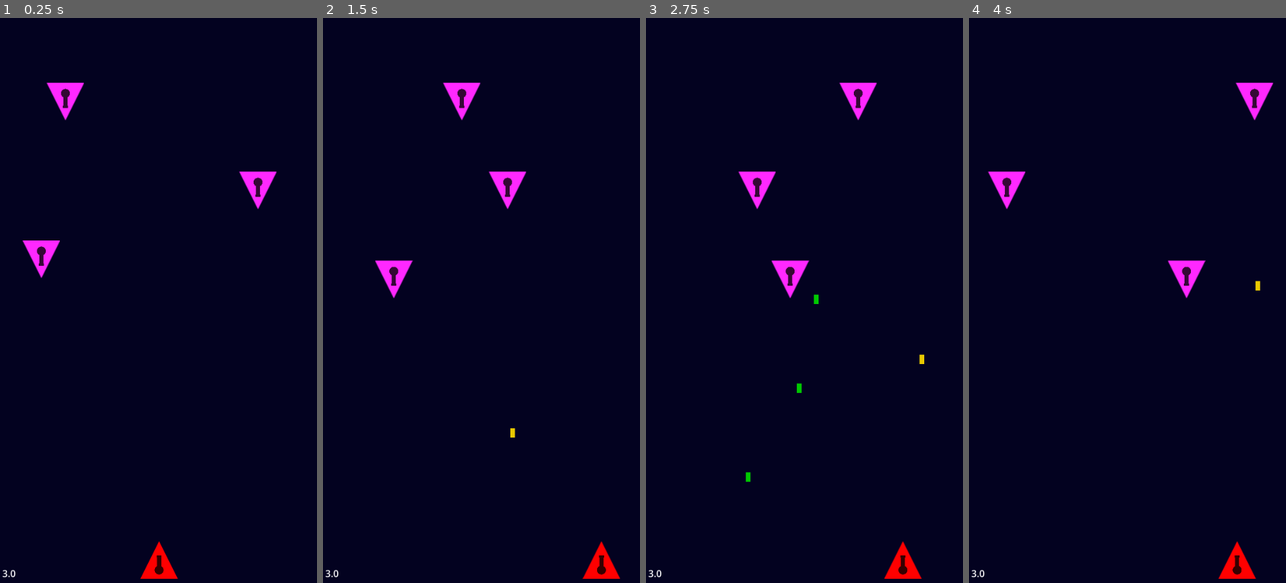
Above: before the commit, frames 1-4 (left to right).
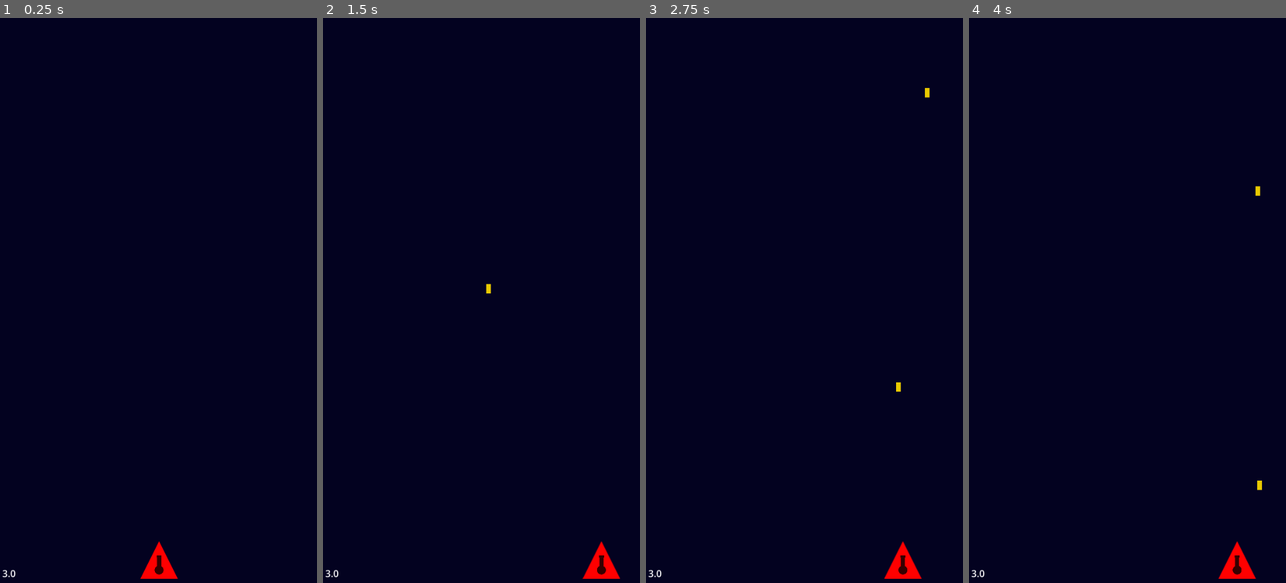
Above: after the commit, the same moments.

Repository: SirLaughy/Space-Shooter
Game: Godot game, scene res://Scenes/root.tscn
Two runs of this game, one before a commit and one after it. Both use one fixed random seed, a clock stepped at 60 frames per second and the inputs below.
Inputs:
- Up to frame 1 (0.25 s): no input
- Up to frame 2 (1.5 s): hold D (move_right) 0.53-1.28 s; hold A (move_left) from 1.28 s (still down)
- Up to frame 3 (2.75 s): release A (move_left) at 2.03 s; hold D (move_right) from 2.03 s (still down)
- Up to frame 4 (4 s): release D (move_right) at 3.53 s; hold A (move_left) from 3.53 s (still down)

The runs differ from the first frame. In frame 1, 1.3% of the frame differs, in the area x 6-88%, y 11-46%; in frame 2, 1.3%; in frame 3, 1.4%, in the area x 29-90%, y 11-83%; in frame 4, 1.4%.

Commit message:
entities delay their removal by 1 frame upon death, bug fixed where baby asteroid spawning was inconsistent

Diff:
--- a/Resources/basic_projectile.tres
+++ b/Resources/basic_projectile.tres
@@ -5,7 +5,7 @@
 [resource]
 script = ExtResource("1_id87p")
 projectile_name = "Basic Projectile"
-speed = 30000.0
+speed = 40000.0
 damage = 1.0
 colour = Color(0.9148223, 0.7881361, 7.70092e-07, 1)
 metadata/_custom_type_script = "uid://dgfsuvve28lan"
--- a/Resources/player_turret_stats.tres
+++ b/Resources/player_turret_stats.tres
@@ -4,5 +4,5 @@
 
 [resource]
 script = ExtResource("1_g1ls4")
-reload_time = 60.0
+reload_time = 45.0
 metadata/_custom_type_script = "uid://cvqvyae3m6ich"
--- a/Scenes/Actors/basic_enemy.tscn
+++ b/Scenes/Actors/basic_enemy.tscn
@@ -13,6 +13,9 @@
 [ext_resource type="Script" uid="uid://dgfsuvve28lan" path="res://Scripts/Resources/projectile_stats.gd" id="8_ssjx5"]
 [ext_resource type="Script" uid="uid://box5qsvrxlwqs" path="res://Scripts/Components/health.gd" id="12_dx8pt"]
 [ext_resource type="Script" uid="uid://dpadanjoouurt" path="res://Scripts/Components/Movement/move_vertically_on_wall_input.gd" id="13_ovtdj"]
+
+[sub_resource type="RectangleShape2D" id="RectangleShape2D_ovtdj"]
+size = Vector2(68, 67)
 
 [sub_resource type="AtlasTexture" id="AtlasTexture_kuxr8"]
 atlas = ExtResource("2_nx0hv")
@@ -32,13 +35,18 @@
 colour = Color(0, 0.7882353, 0, 1)
 metadata/_custom_type_script = "uid://dgfsuvve28lan"
 
-[node name="BasicEnemy" type="CharacterBody2D" unique_id=1596659350 groups=["Destructibles"]]
+[node name="BasicEnemy" type="CharacterBody2D" unique_id=1596659350 node_paths=PackedStringArray("bounding_box") groups=["Destructibles"]]
 modulate = Color(0.99999994, 0.15909621, 0.99785906, 1)
 rotation = 3.1415927
 collision_layer = 8
 collision_mask = 16
 script = ExtResource("1_rw6qj")
+bounding_box = NodePath("BoundingBox")
 metadata/_custom_type_script = "uid://b2e1y2vqaoycf"
+
+[node name="BoundingBox" type="CollisionShape2D" parent="." unique_id=1227553986]
+position = Vector2(2.9127104e-06, -0.50000286)
+shape = SubResource("RectangleShape2D_ovtdj")
 
 [node name="Sprite2D" type="Sprite2D" parent="." unique_id=431311158]
 texture = SubResource("AtlasTexture_kuxr8")
--- a/Scenes/Actors/basic_spawner.tscn
+++ b/Scenes/Actors/basic_spawner.tscn
@@ -11,6 +11,9 @@
 [ext_resource type="PackedScene" uid="uid://hh2oe7u8dysv" path="res://Scripts/Actors/asteroid.tscn" id="8_3nk41"]
 [ext_resource type="Script" uid="uid://c4kw2j5ntipui" path="res://Scripts/Components/Spawning/timer_trigger_component.gd" id="9_7rfj2"]
 
+[sub_resource type="RectangleShape2D" id="RectangleShape2D_he3vq"]
+size = Vector2(64.00001, 63.999996)
+
 [sub_resource type="AtlasTexture" id="AtlasTexture_7rfj2"]
 atlas = ExtResource("2_earuc")
 region = Rect2(256, 0, 64, 64)
@@ -23,12 +26,17 @@
 scene_array = Array[PackedScene]([ExtResource("8_3nk41"), ExtResource("7_wx2ds")])
 metadata/_custom_type_script = "uid://ynnyrgt5ydwx"
 
-[node name="BasicSpawner" type="CharacterBody2D" unique_id=1298602776]
+[node name="BasicSpawner" type="CharacterBody2D" unique_id=1298602776 node_paths=PackedStringArray("bounding_box")]
 rotation = 3.1415927
 collision_layer = 8
 collision_mask = 16
 script = ExtResource("1_4gxwl")
+bounding_box = NodePath("BoundingBox")
 metadata/_custom_type_script = "uid://b2e1y2vqaoycf"
+
+[node name="BoundingBox" type="CollisionShape2D" parent="." unique_id=415864500]
+position = Vector2(-9.5367426e-07, 9.536744e-07)
+shape = SubResource("RectangleShape2D_he3vq")
 
 [node name="Sprite2D" type="Sprite2D" parent="." unique_id=1608699153]
 texture = SubResource("AtlasTexture_7rfj2")
@@ -50,7 +58,6 @@
 [node name="SpawnerComponent" type="Node" parent="." unique_id=748585780 node_paths=PackedStringArray("actor")]
 script = ExtResource("6_efayf")
 actor = NodePath("..")
-spawn_offset = Vector2(0, 64)
 weight_table = Dictionary[int, ExtResource("7_oeqcp")]({
 1: SubResource("Resource_he3vq"),
 11: null,
--- a/Scenes/Actors/player.tscn
+++ b/Scenes/Actors/player.tscn
@@ -11,6 +11,9 @@
 [ext_resource type="Resource" uid="uid://cd5v15aolgsel" path="res://Resources/basic_projectile.tres" id="8_4sjoo"]
 [ext_resource type="Script" uid="uid://box5qsvrxlwqs" path="res://Scripts/Components/health.gd" id="9_4sjoo"]
 
+[sub_resource type="RectangleShape2D" id="RectangleShape2D_borc1"]
+size = Vector2(65, 64)
+
 [sub_resource type="AtlasTexture" id="AtlasTexture_6xdo8"]
 atlas = ExtResource("1_nikbh")
 region = Rect2(0, 0, 64, 64)
@@ -18,11 +21,16 @@
 [sub_resource type="ConvexPolygonShape2D" id="ConvexPolygonShape2D_n3dut"]
 points = PackedVector2Array(0, -32, 32, 32, -32, 32)
 
-[node name="Player" type="CharacterBody2D" unique_id=205930645 groups=["Player"]]
+[node name="Player" type="CharacterBody2D" unique_id=205930645 node_paths=PackedStringArray("bounding_box") groups=["Player"]]
 modulate = Color(1, 0, 0, 1)
 collision_mask = 16
 script = ExtResource("1_wn7ci")
+bounding_box = NodePath("BoundingBox")
 metadata/_custom_type_script = "uid://b2e1y2vqaoycf"
+
+[node name="BoundingBox" type="CollisionShape2D" parent="." unique_id=1783067722]
+position = Vector2(-0.5, 0)
+shape = SubResource("RectangleShape2D_borc1")
 
 [node name="Sprite2D" type="Sprite2D" parent="." unique_id=858271819]
 texture = SubResource("AtlasTexture_6xdo8")
--- a/Scenes/projectile.tscn
+++ b/Scenes/projectile.tscn
@@ -7,6 +7,9 @@
 [ext_resource type="Script" uid="uid://dxp1434xbslk7" path="res://Scripts/label.gd" id="6_cu5m1"]
 [ext_resource type="Script" uid="uid://bkchk644uk72" path="res://Scripts/Components/hurt_box.gd" id="7_cu5m1"]
 
+[sub_resource type="RectangleShape2D" id="RectangleShape2D_cgh1o"]
+size = Vector2(8, 16)
+
 [sub_resource type="AtlasTexture" id="AtlasTexture_tl4hk"]
 atlas = ExtResource("2_yr2qt")
 region = Rect2(280, 0, 8, 16)
@@ -14,13 +17,17 @@
 [sub_resource type="RectangleShape2D" id="RectangleShape2D_rsyq6"]
 size = Vector2(8, 16)
 
-[node name="Projectile" type="CharacterBody2D" unique_id=991081236 node_paths=PackedStringArray("hurt_box")]
+[node name="Projectile" type="CharacterBody2D" unique_id=991081236 node_paths=PackedStringArray("hurt_box", "bounding_box")]
 z_index = 2
 collision_layer = 4
 collision_mask = 0
 script = ExtResource("1_rsyq6")
 hurt_box = NodePath("HurtBox")
+bounding_box = NodePath("BoundingBox")
 metadata/_custom_type_script = "uid://b2e1y2vqaoycf"
+
+[node name="BoundingBox" type="CollisionShape2D" parent="." unique_id=213568460]
+shape = SubResource("RectangleShape2D_cgh1o")
 
 [node name="ProjectileSprite" type="Sprite2D" parent="." unique_id=2013167737]
 texture = SubResource("AtlasTexture_tl4hk")
--- a/Scripts/Actors/Entity.gd
+++ b/Scripts/Actors/Entity.gd
@@ -2,9 +2,30 @@
 extends CharacterBody2D
 
 @export var entity_appearance: EntityAppearance
+@export var bounding_box: CollisionShape2D
 
 var facing_direction: Vector2
+var signal_defer_frame = false
+var check_defer = false
+
 
 func _process(delta: float) -> void:
+	facing_direction = get_direction()
+	if check_defer:
+		defer_signal()
+
+
+func get_direction() -> Vector2:
 	var temp_dir = Vector2.from_angle(global_rotation).normalized()
-	facing_direction = Vector2(temp_dir.y * -1, temp_dir.x * -1)
+	return Vector2(temp_dir.y * -1, temp_dir.x * -1)
+
+func defer_signal() -> void:
+	if signal_defer_frame:
+		signal_defer_frame = false
+		check_defer = false
+		GlobalSignalBus.entity_died.emit(self)
+	else:
+		signal_defer_frame = true
+
+func get_size() -> Vector2:
+	return bounding_box.shape.size
--- a/Scripts/Actors/asteroid.tscn
+++ b/Scripts/Actors/asteroid.tscn
@@ -15,6 +15,9 @@
 [ext_resource type="PackedScene" uid="uid://pfy3lsxmseep" path="res://Scenes/Actors/small_asteroid.tscn" id="13_a60hx"]
 [ext_resource type="Script" uid="uid://danuiatb6hgkj" path="res://Scripts/Components/Spawning/death_throws_trigger_component.gd" id="14_p8e75"]
 
+[sub_resource type="RectangleShape2D" id="RectangleShape2D_rb6qm"]
+size = Vector2(64.00001, 63.999996)
+
 [sub_resource type="AtlasTexture" id="AtlasTexture_t2sqg"]
 atlas = ExtResource("2_3uhbt")
 region = Rect2(128, 0, 64, 64)
@@ -30,13 +33,21 @@
 scene_array = Array[PackedScene]([ExtResource("13_a60hx")])
 metadata/_custom_type_script = "uid://ynnyrgt5ydwx"
 
-[node name="Asteroid" type="CharacterBody2D" unique_id=924629090 groups=["Destructibles"]]
+[sub_resource type="RectangleShape2D" id="RectangleShape2D_84ot0"]
+size = Vector2(47, 44)
+
+[node name="Asteroid" type="CharacterBody2D" unique_id=924629090 node_paths=PackedStringArray("bounding_box") groups=["Destructibles"]]
 modulate = Color(0.52471656, 0.2797253, 0, 1)
 rotation = 3.1415927
 collision_layer = 8
 collision_mask = 16
 script = ExtResource("1_r676c")
+bounding_box = NodePath("BoundingBox")
 metadata/_custom_type_script = "uid://b2e1y2vqaoycf"
+
+[node name="BoundingBox" type="CollisionShape2D" parent="." unique_id=86227611]
+position = Vector2(-9.5367426e-07, 9.536744e-07)
+shape = SubResource("RectangleShape2D_rb6qm")
 
 [node name="Sprite2D" type="Sprite2D" parent="." unique_id=320030357]
 texture = SubResource("AtlasTexture_t2sqg")
@@ -85,17 +96,22 @@
 actor = NodePath("..")
 metadata/_custom_type_script = "uid://byjaa8gqlho7j"
 
-[node name="SpawnerComponent" type="Node" parent="." unique_id=1013394384 node_paths=PackedStringArray("actor")]
+[node name="SpawnerComponent" type="Node" parent="." unique_id=1013394384 node_paths=PackedStringArray("actor", "spawning_area")]
 script = ExtResource("11_84ot0")
 actor = NodePath("..")
-spawns_per_attempt = 2
+spawning_area = NodePath("SpawnArea")
 weight_table = Dictionary[int, ExtResource("12_rb6qm")]({
 1: SubResource("Resource_bkb1c")
 })
 metadata/_custom_type_script = "uid://y2o6yvmysxmt"
 
-[node name="DeathThrowsTriggerComponent" type="Node" parent="SpawnerComponent" unique_id=1611987292 node_paths=PackedStringArray("actor", "spawner_component")]
+[node name="SpawnArea" type="CollisionShape2D" parent="SpawnerComponent" unique_id=159236730]
+position = Vector2(-0.5, 0)
+shape = SubResource("RectangleShape2D_84ot0")
+
+[node name="DeathThrowsTriggerComponent" type="Node" parent="SpawnerComponent" unique_id=1611987292 node_paths=PackedStringArray("actor", "spawner_component", "health_component")]
 script = ExtResource("14_p8e75")
 actor = NodePath("../..")
 spawner_component = NodePath("..")
+health_component = NodePath("../../Health")
 metadata/_custom_type_script = "uid://danuiatb6hgkj"
--- a/Scripts/Components/Spawning/death_throws_trigger_component.gd
+++ b/Scripts/Components/Spawning/death_throws_trigger_component.gd
@@ -3,7 +3,11 @@
 
 @export var actor: Entity
 @export var spawner_component: SpawnerComponent
+@export var health_component: Health
 
-func _exit_tree() -> void:
-	print("tree exited")
-	spawner_component.spawn()
+var spawned = false
+
+func _process(delta: float) -> void:
+	if health_component.health <= 0 && !spawned:
+		spawner_component.spawn()
+		spawned = true
--- a/Scripts/Components/Spawning/spawner_component.gd
+++ b/Scripts/Components/Spawning/spawner_component.gd
@@ -2,14 +2,24 @@
 extends Node
 
 @export var actor: Entity
-@export var spawns_per_attempt: int = 1
-@export var spawn_offset: Vector2 = Vector2(0 , 0)
+@export var spawn_quantity_range: Vector2 = Vector2(1 , 1)
+@export var spawning_area: CollisionShape2D
 @export var weight_table: Dictionary[int, PackedSceneArray]
 
+var to_be_spawned: Array[PackedScene]
+var sizes: Array[Vector2]
+
+func queue_spawns() -> void:
+	var spawn_quantity = randi_range(spawn_quantity_range.x, spawn_quantity_range.y)
+	for n in spawn_quantity:
+		var entity = get_entity(get_rarity_table())
+		sizes.push_back(entity.get_size())
+		to_be_spawned.push_back(entity)
+	spawn()
+
 func spawn() -> void:
-	for n in spawns_per_attempt:
-		var entity = get_entity(get_rarity_table())
-		GlobalSignalBus.summon_enemy.emit(entity, actor.global_position, spawn_offset)
+	var spawn_locations: Array[Vector2]
+
 
 func get_rarity_table() -> PackedSceneArray:
 	var generated_number = randi_range(1,100)
--- a/Scripts/Components/health.gd
+++ b/Scripts/Components/health.gd
@@ -9,5 +9,5 @@
 
 func update_values() -> void:
 	if health <= 0:
-		GlobalSignalBus.entity_died.emit(actor)
+		actor.check_defer = true
 	print(str(actor.name) + " | " + str(health))
--- a/Scripts/Managers/death_manager.gd
+++ b/Scripts/Managers/death_manager.gd
@@ -2,8 +2,10 @@
 
 @export var root: Node2D
 
+
 func _ready() -> void:
 	GlobalSignalBus.entity_died.connect(_on_entity_died)
+
 
 func _on_entity_died(entity: Entity) -> void:
 	var groups = entity.get_groups()
@@ -12,5 +14,4 @@
 	if groups.has("Player"):
 		get_tree().reload_current_scene()
 	elif groups.has("Destructibles"):
-		root.score += 1
 		entity.queue_free()
